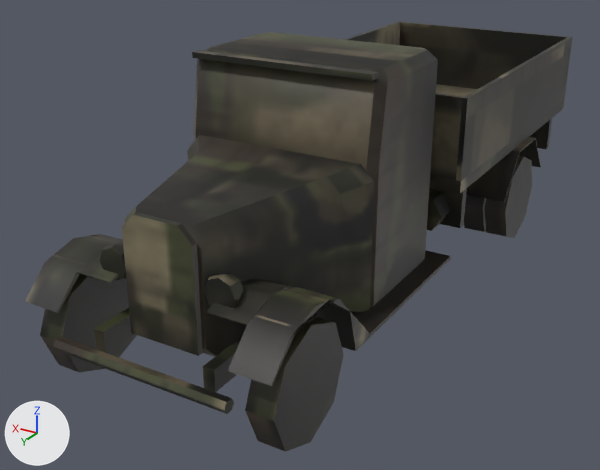
The FBX model models/PF621L_OPEN/PF621L_OPEN_LOW.fbx as it was, and as the next commit left it.
The view is the same before and after, from a 50 mm lens placed at (-2.95, 5.69, 3.11), pointed at (0.27, 0.32, 0.42). The axes (+X, +Y, +Z) are drawn at lower left. The lights are the same throughout. The first picture is the older version. Vertices at exactly the same position are counted once.

The first picture shows 'Chassis', 'Roue_02', 'Roue_Droite_01', 'Roue_Gauche_01'.
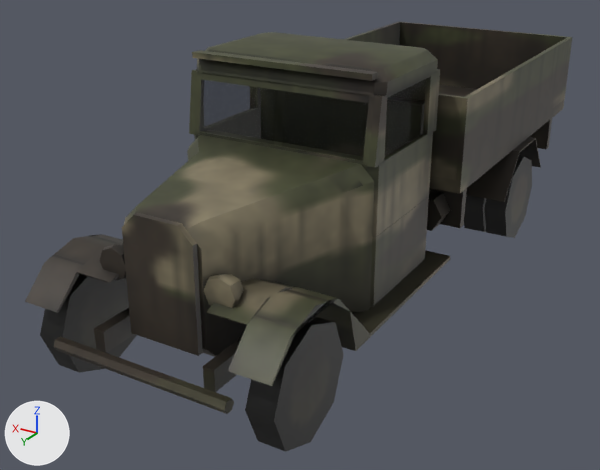
Changed parts and their boxes [x1, y1, x2, y2] in the pictures (600 x 470 px):
part 1 of me_chassis, added: after [274, 90, 285, 142]
part 2 of me_chassis, added: after [189, 58, 440, 306]
part 3 of me_chassis, surface changed: [25, 22, 571, 412] in both

The change, as a list of edits to the scene's bpy script:
```text
Add mat_m_vitre:
    mat_m_vitre = principled_material('M_Vitre')
    mat_m_vitre.base_color = (0.0, 0.0, 0.0)  # black #000000
    mat_m_vitre.roughness = 0.05
    mat_m_vitre.alpha = 0.298
Change me_chassis:
    used by ob_chassis; location = (0.0, 0.0, 0.0)
    remove me_chassis.from_pydata(...)  # 350 vertices, 262 faces; spans x -1.01..1.01, y -2.93..2.65, z 0.34..2.0
    add me_chassis.from_pydata(...)  # 530 vertices, 408 faces; spans x -1.01..1.01, y -2.93..2.65, z 0.34..2.0
    me_chassis part 1: a new loose piece, a box spanning x -0.69..0.69, y 0.13..0.23, z 1.12..1.62, in mat_m_tk (picture img_pf621l_open_low_png)
    me_chassis part 2: 148 vertices added at x -0.75..0.75, y 0.07..1.09, z 0.9..1.85
    me_chassis part 3: 244 kept faces spanning x -1.01..1.01, y -2.93..2.65, z 0.34..2.0 get new texture (UV) coordinates
    other edits to the shape of me_chassis do not show in these pictures
    add me_chassis.materials.append(mat_m_vitre)  # black #000000
```
